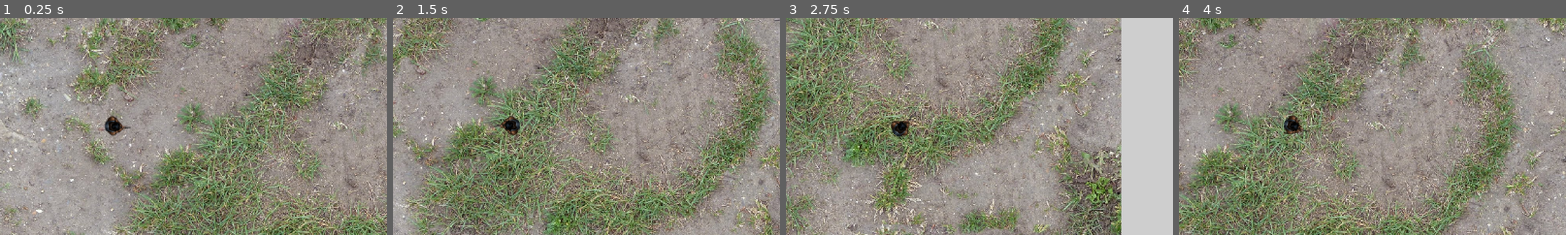
Above: before the commit, frames 1-4 (left to right).
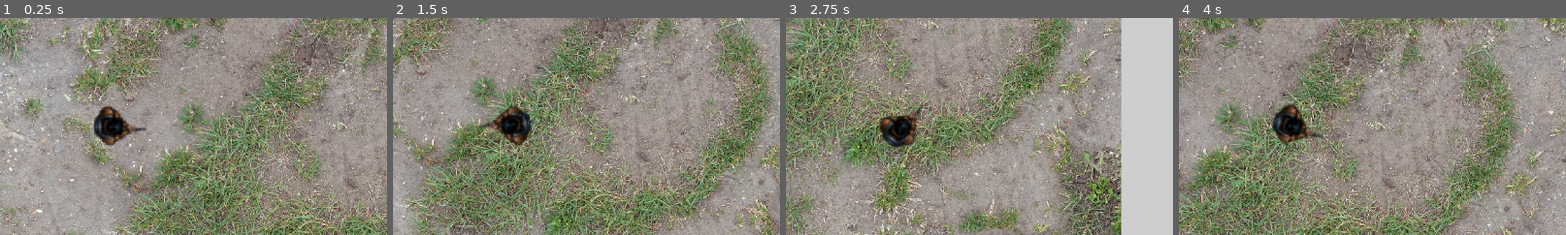
Above: after the commit, the same moments.

Repository: MidotG/Midot
Game: Godot game, scene res://world.tscn
The game is run twice, just before and just after one commit, with the same random seed, the same clock (stepped at 60 frames per second) and the same inputs.
Inputs (mouse positions are % of the whole screen's width and height, from its top left):
- Up to frame 1 (0.25 s): no input
- Up to frame 2 (1.5 s): tap Enter at 0.5 s; move the mouse to (72, 45) at 0.52 s; hold D (move_right) 0.53-1.28 s; click (72, 45) at 0.6 s; move the mouse to (30, 55) at 1.27 s; hold S (move_down) from 1.28 s (still down); click (30, 55) at 1.35 s
- Up to frame 3 (2.75 s): move the mouse to (60, 28) at 2.02 s; release S (move_down) at 2.03 s; hold D (move_right) from 2.03 s (still down); click (60, 28) at 2.1 s
- Up to frame 4 (4 s): move the mouse to (45, 70) at 2.77 s; release D (move_right) at 2.78 s; hold W (move_up) 2.78-3.53 s; click (45, 70) at 2.85 s; move the mouse to (80, 65) at 3.52 s; hold A (move_left) from 3.53 s (still down); click (80, 65) at 3.6 s
The pictures show only the part of the screen within x 35-85%, y 25-75%; the shares and areas given below are measured in that part.

The runs differ from the first frame. In frame 1, 1.2% of the frame differs, in the area x 24-38%, y 40-59%; in frame 2, 1.2%; in frame 3, 1.1%; in frame 4, 1.2%.

Commit message:
C8 - changed player model size.

Diff:
--- a/player.gd
+++ b/player.gd
@@ -12,8 +12,6 @@
 		restart();
 	if dead:
 		return;
-
-	#global_rotation = global_position.direction_to(get_global_mouse_position()).angle() + PI/2.0;
 	look_at(get_global_mouse_position());
 	if Input.is_action_just_pressed("shoot"):
 		shoot();
--- a/player.tscn
+++ b/player.tscn
@@ -9,6 +9,7 @@
 radius = 13.0
 
 [node name="Player" type="CharacterBody2D"]
+scale = Vector2(2, 2)
 collision_layer = 2
 collision_mask = 3
 script = ExtResource("1_bw486")
